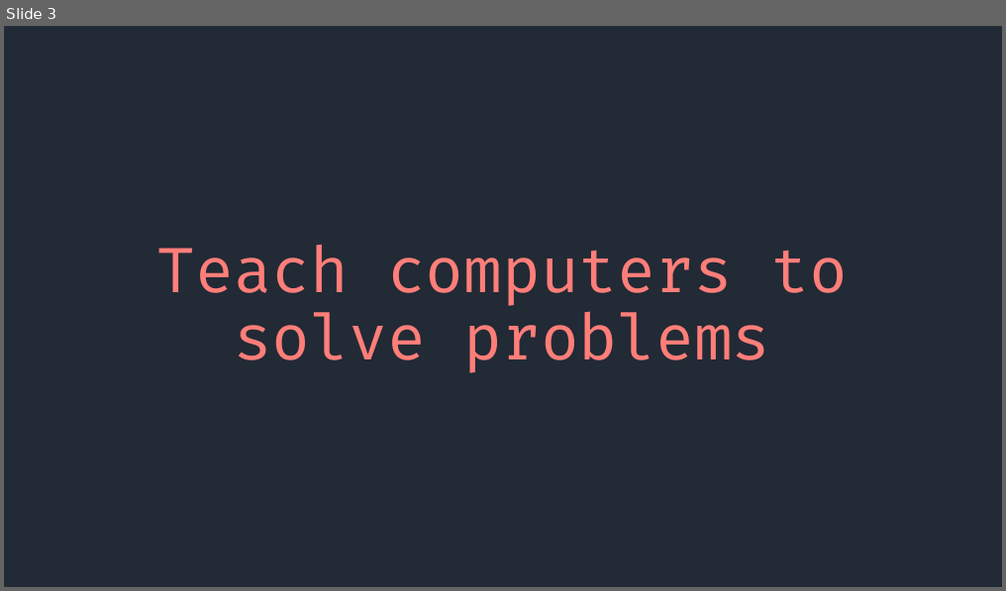
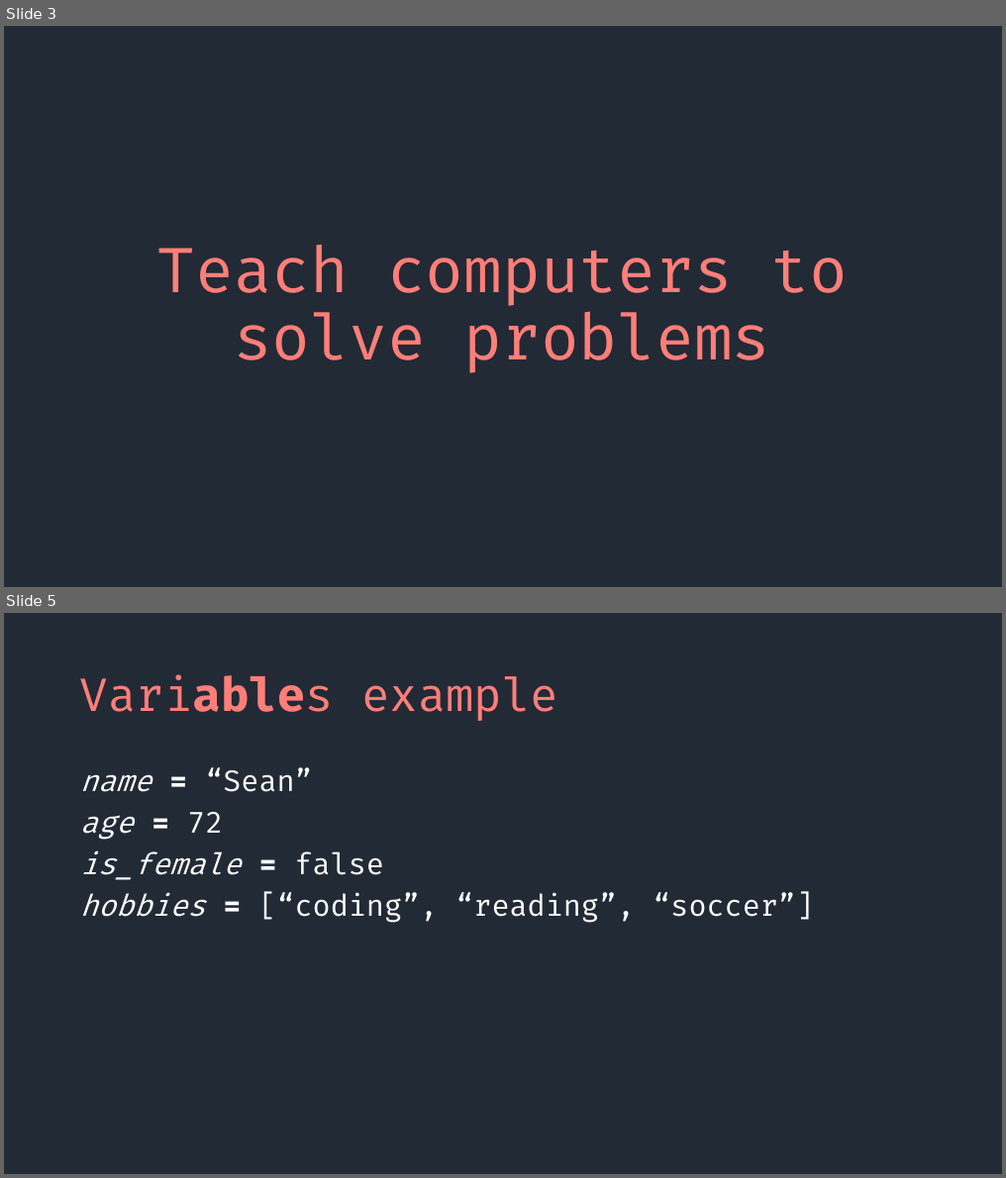
Before and after one commit to SeanMcP/college-career-day, a slide deck: presentation.pptx. Shown one above the other, each under a label of ours: slide 3 before the commit, slides 3 and 5 after it; the slides between them are not shown. The pictures are 1006x591 and 1006x1178 pixels, drawn with LibreOffice and Linux fonts; fonts in the diff are those of the drawing. Boxes give left, top, right and bottom in pixels: in the first picture for what was removed or moved away, otherwise in the second. Text is boxed around its words. In the diff, an @@ line names an element or a change of style, - is before the commit and + after.

```diff
--- a/presentation.pptx
+++ b/presentation.pptx
@@ slide 5 added at (x1=4, y1=613, x2=1002, y2=1174), background #222A35 @@
@@ title added at (x1=80, y1=674, x2=558, y2=721), 44 pt, text #FF7E79 @@
+Variables example
@@ text added at (x1=80, y1=767, x2=814, y2=923), 28 pt, text #FFFFFF @@
+name = “Sean”
+age = 72
+is_female = false
+hobbies = [“coding”, “reading”, “soccer”]
```
Also in this commit, not shown: 9 other slides added, 1 other file.
